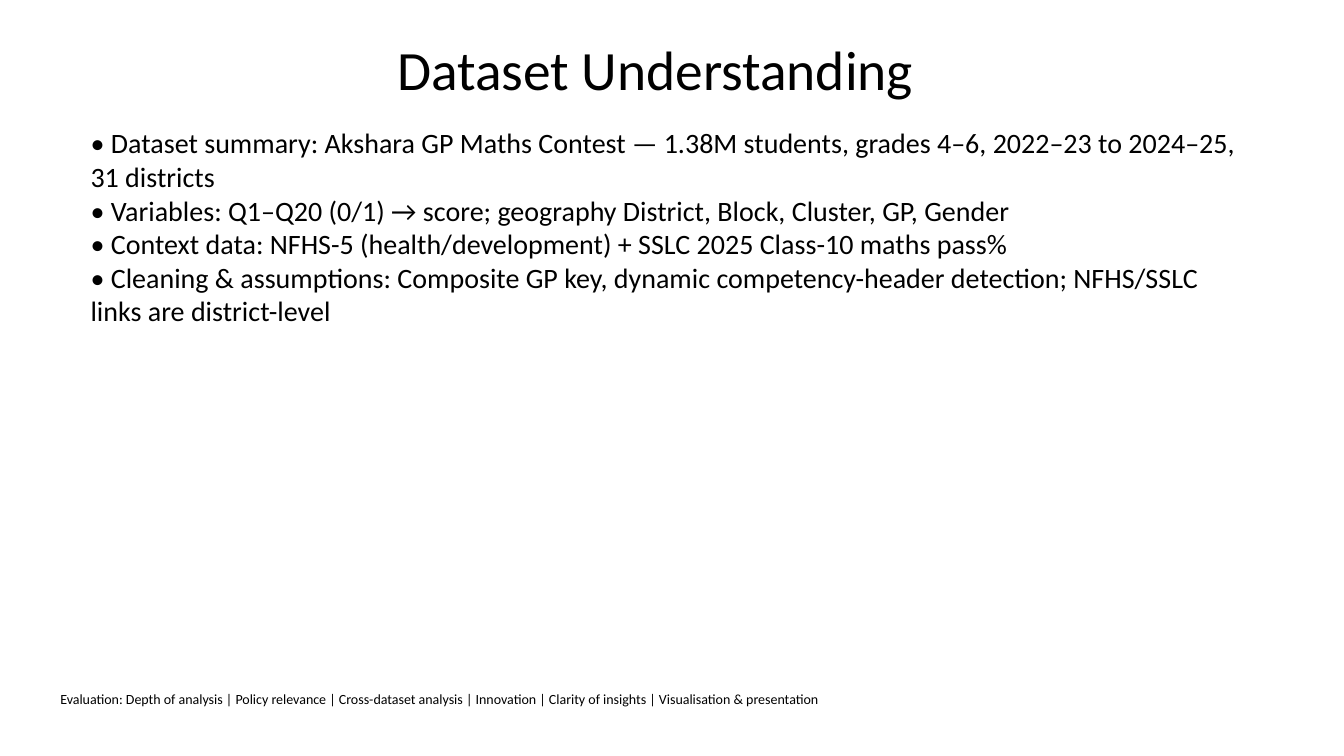
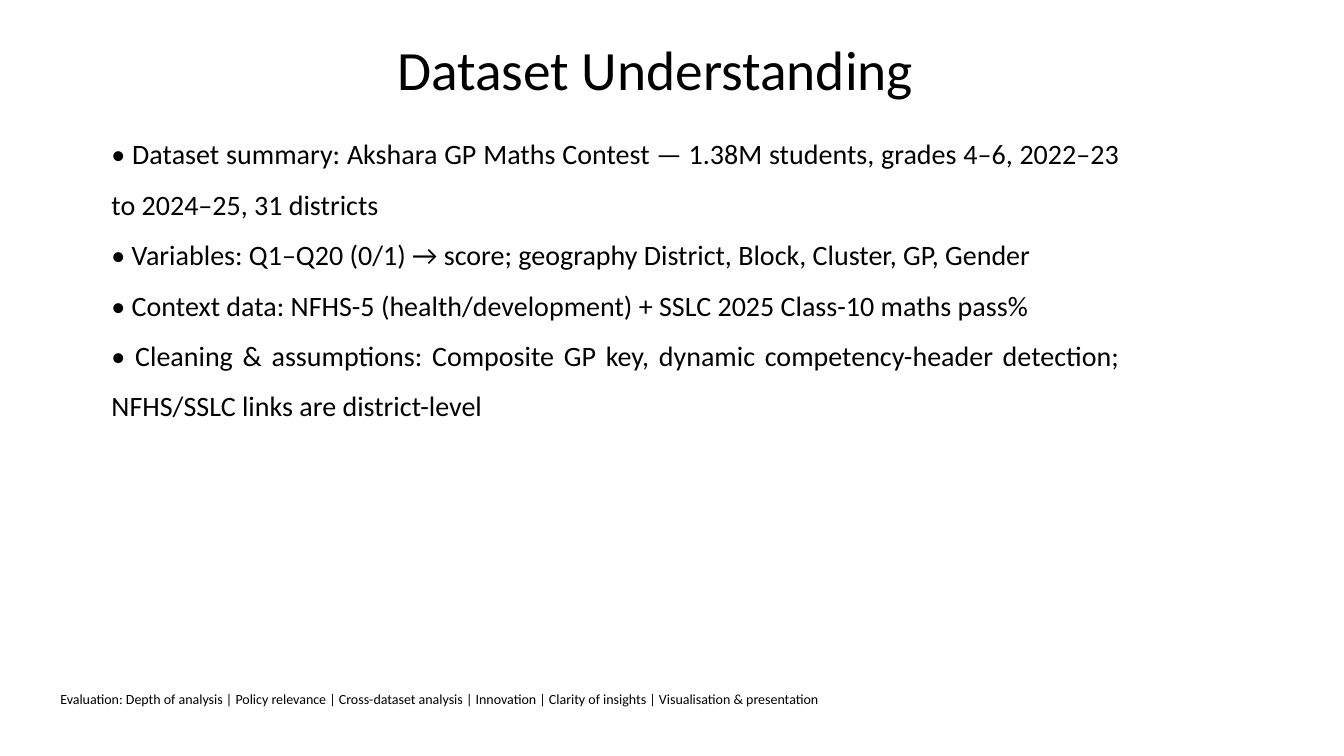
Before and after one commit to shreyassks/EduMiners, a slide deck: slide 3 of slides.pptx. Drawn at 1344x756 pixels with LibreOffice and Linux fonts; fonts in the diff are those of the drawing. Boxes give left, top, right and bottom in pixels: in the first picture for what was removed or moved away, otherwise in the second. Text is boxed around its words. In the diff, an @@ line names an element or a change of style, - is before the commit and + after.

```diff
--- a/slides.pptx
+++ b/slides.pptx
@@ text "• Dataset summary: Akshara GP ...": place and size @@
-text "• Dataset summary: Akshara GP ..." at <box>91,133,1234,322</box>
+text "• Dataset summary: Akshara GP ..." at <box>111,144,1119,417</box>
@@ text "• Dataset summary: Akshara GP ..." at <box>111,144,1119,417</box>: alignment left to justified; line spacing 1 to 1.5 @@
```
Also in this commit, not shown: 10 other slides changed.
